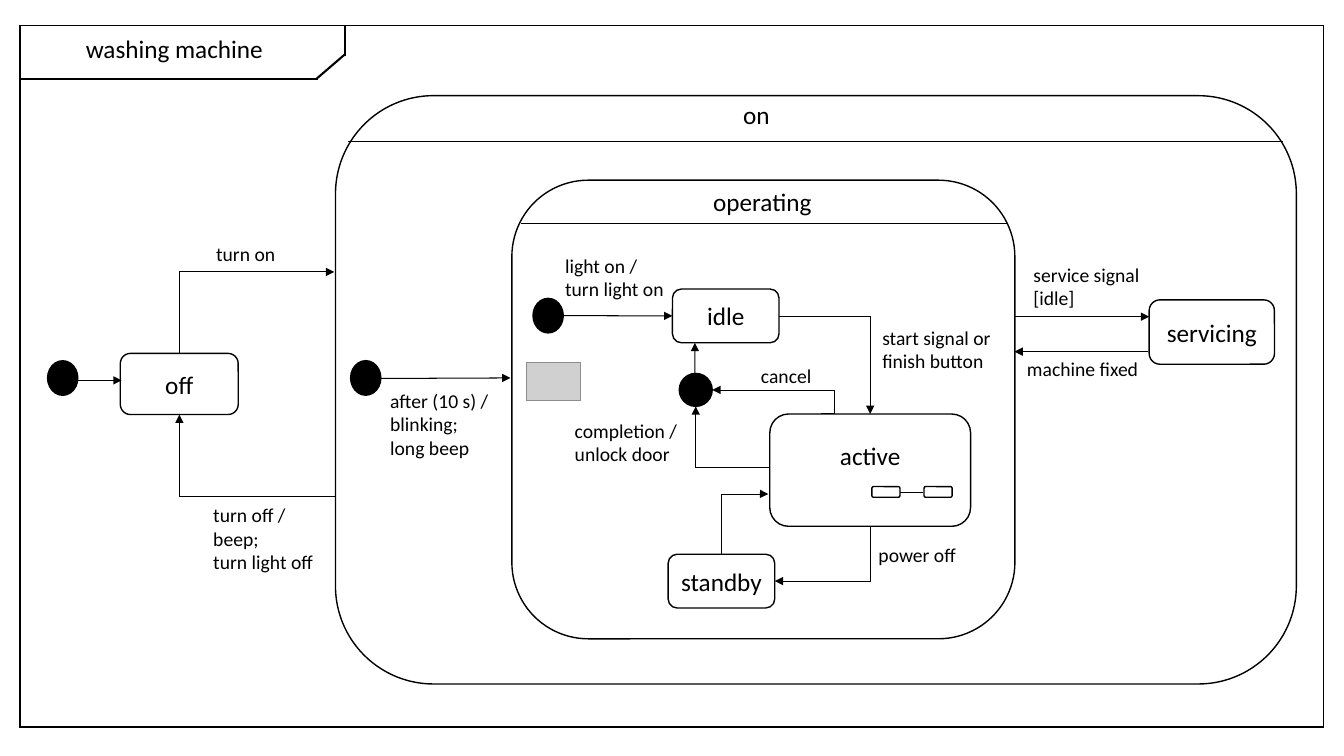
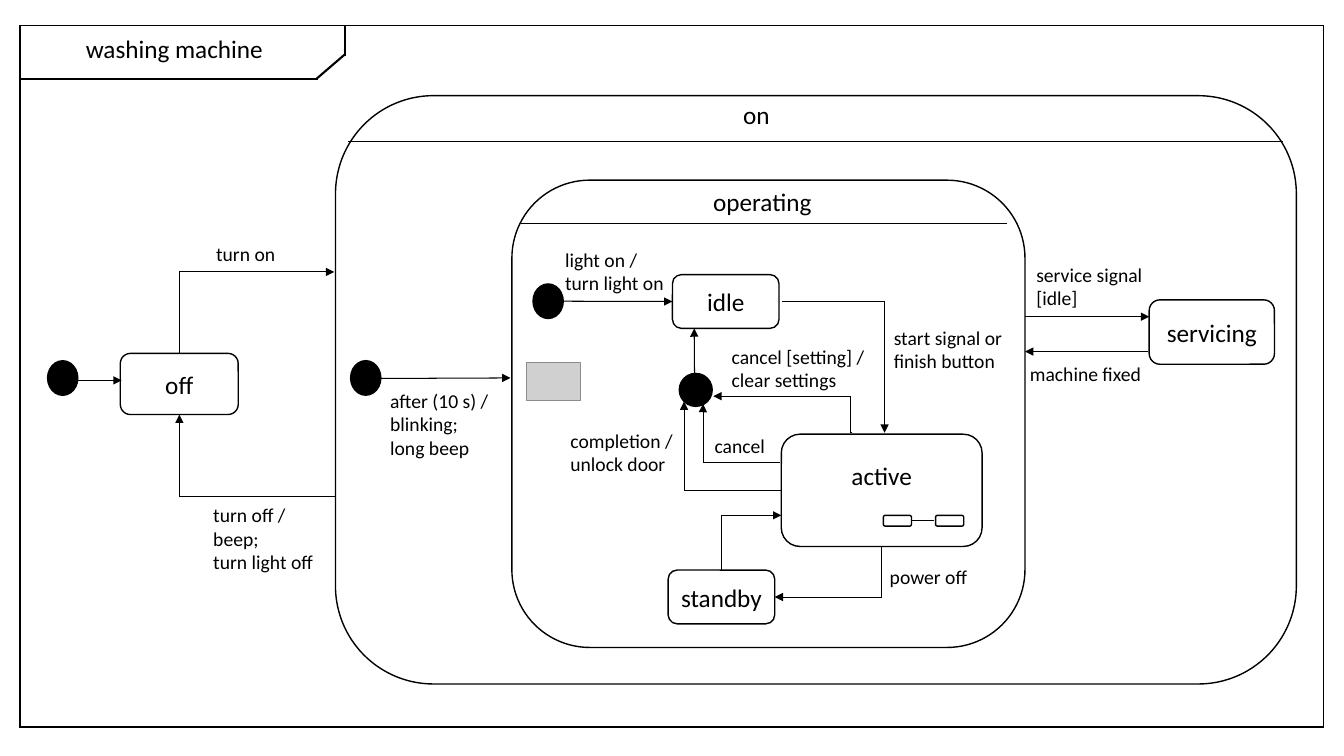
Before and after one commit to rsleyland/Soen331, a slide deck: slide 1 of Assignment 3/updatedSecondDraft.pptx. Drawn at 1344x756 pixels with LibreOffice and Linux fonts; fonts in the diff are those of the drawing; grey boxes stand for pictures. Boxes give left, top, right and bottom in pixels: in the first picture for what was removed or moved away, otherwise in the second. Text is boxed around its words. In the diff, an @@ line names an element or a change of style, - is before the commit and + after.

```diff
--- a/Assignment 3/updatedSecondDraft.pptx
+++ b/Assignment 3/updatedSecondDraft.pptx
@@ rounded rectangle: place and size @@
-rounded rectangle at box(512, 180, 1015, 639)
+rounded rectangle at box(512, 180, 1025, 648)
@@ text "light on / turn light ...": place and size @@
-text "light on / turn light ..." at box(565, 259, 664, 300)
+text "light on / turn light ..." at box(565, 253, 664, 294)
@@ 1 rounded rectangle, 1 arrow, 1 ellipse: place and size @@
-1 rounded rectangle, 1 arrow, 1 ellipse at box(533, 289, 779, 343)
+1 rounded rectangle, 1 arrow, 1 ellipse at box(533, 274, 779, 328)
@@ arrow moved from (695, 403) - (695, 343) to (695, 403) - (695, 329) @@
@@ elbow arrow moved from (779, 316) - (870, 414) to (782, 301) - (885, 433) @@
@@ text "start signal or finish button": place and size @@
-text "start signal or finish button" at box(882, 331, 990, 368)
+text "start signal or finish button" at box(894, 331, 1002, 368)
@@ arrow moved from (1015, 317) - (1149, 317) to (1025, 317) - (1149, 317) @@
@@ text added at box(732, 349, 852, 391), 14 pt, text #000000 @@
+cancel [setting] / clear settings
@@ text "machine fixed": place and size @@
-text "machine fixed" at box(1027, 362, 1138, 376)
+text "machine fixed" at box(1030, 367, 1140, 381)
@@ arrow moved from (1148, 352) - (1014, 352) to (1148, 352) - (1025, 352) @@
@@ elbow arrow moved from (770, 468) - (696, 406) to (781, 490) - (685, 401) @@
@@ elbow arrow added from (780, 463) to (704, 404), #000000 0.5 pt @@
@@ elbow arrow moved from (821, 413) - (713, 390) to (853, 433) - (714, 396) @@
@@ text "completion /": place and size @@
-text "completion /" at box(575, 424, 670, 461)
+text "completion /" at box(570, 434, 665, 471)
@@ text "cancel": place and size @@
-text "cancel" at box(761, 369, 811, 383)
+text "cancel" at box(715, 439, 765, 453)
@@ rounded rectangle "active": place and size @@
-rounded rectangle "active" at box(770, 414, 971, 526)
+rounded rectangle "active" at box(781, 435, 982, 546)
@@ elbow arrow moved from (722, 555) - (768, 494) to (722, 571) - (781, 515) @@
@@ 2 rounded rectangles, 1 line: place and size @@
-2 rounded rectangles, 1 line at box(872, 487, 953, 498)
+2 rounded rectangles, 1 line at box(883, 515, 964, 526)
@@ elbow arrow moved from (870, 526) - (775, 582) to (882, 546) - (775, 597) @@
@@ text "power off": place and size @@
-text "power off" at box(878, 548, 956, 565)
+text "power off" at box(890, 570, 967, 587)
@@ rounded rectangle "standby": place and size @@
-rounded rectangle "standby" at box(668, 555, 775, 608)
+rounded rectangle "standby" at box(668, 571, 775, 624)
```
Also in this commit, not shown: 1 other slide changed, 1 other file.
